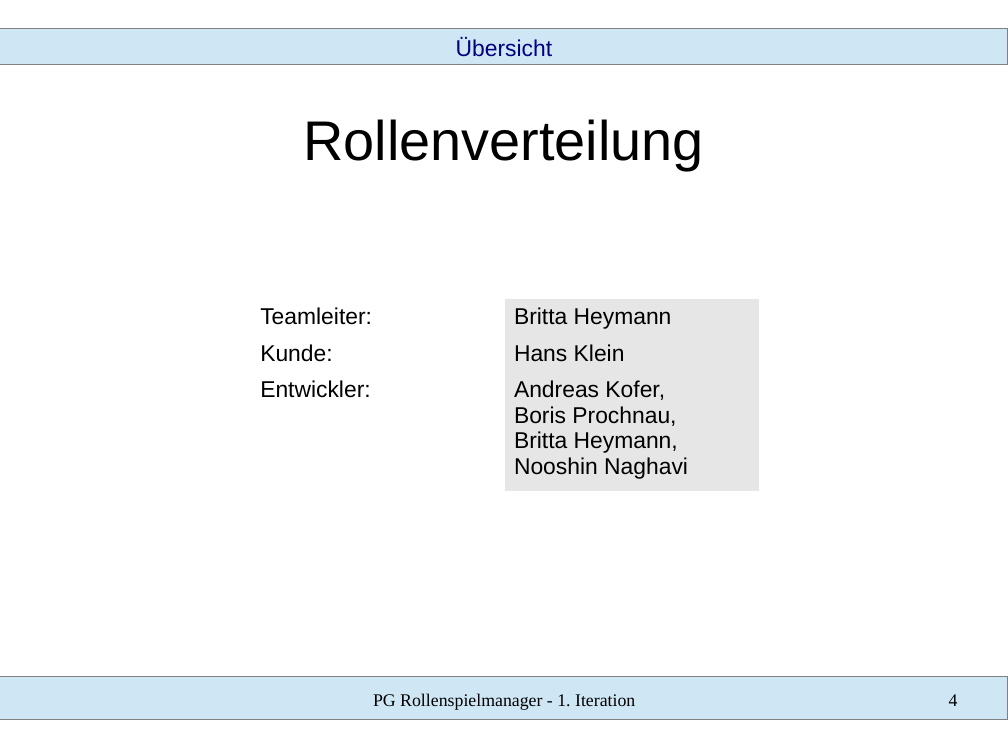
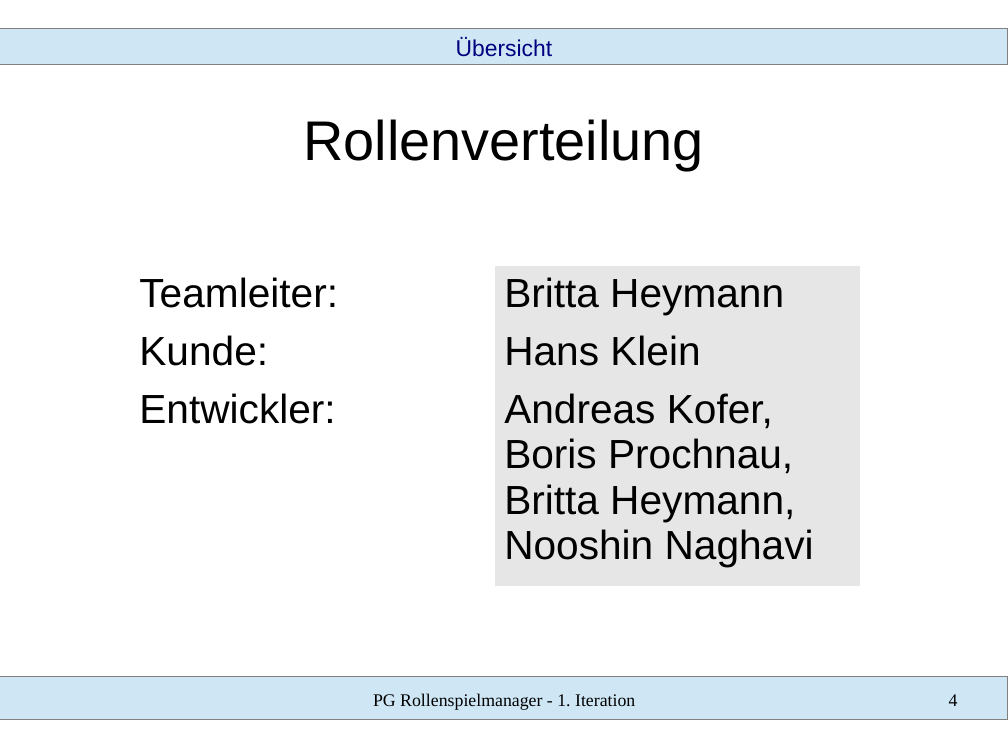
Before and after one commit to SWT-Projektgruppe-2015/Rollenspielmanager, a slide deck: slide 4 of Dokumente/01 Iteration/vortrag.odp. Drawn at 1008x756 pixels with LibreOffice and Linux fonts; fonts in the diff are those of the drawing. Boxes give left, top, right and bottom in pixels: in the first picture for what was removed or moved away, otherwise in the second. Text is boxed around its words. In the diff, an @@ line names an element or a change of style, - is before the commit and + after.

```diff
--- a/Dokumente/01 Iteration/vortrag.odp
+++ b/Dokumente/01 Iteration/vortrag.odp
@@ table at (x1=131, y1=266, x2=861, y2=571) @@
@@ size 18 to 32 pt @@
@@ table resized from (x1=252, y1=299, x2=760, y2=483) to (x1=131, y1=266, x2=861, y2=571) @@
```
Also in this commit, not shown: 4 other slides changed, 12 slides added, 1 slide removed, 4 other files.
